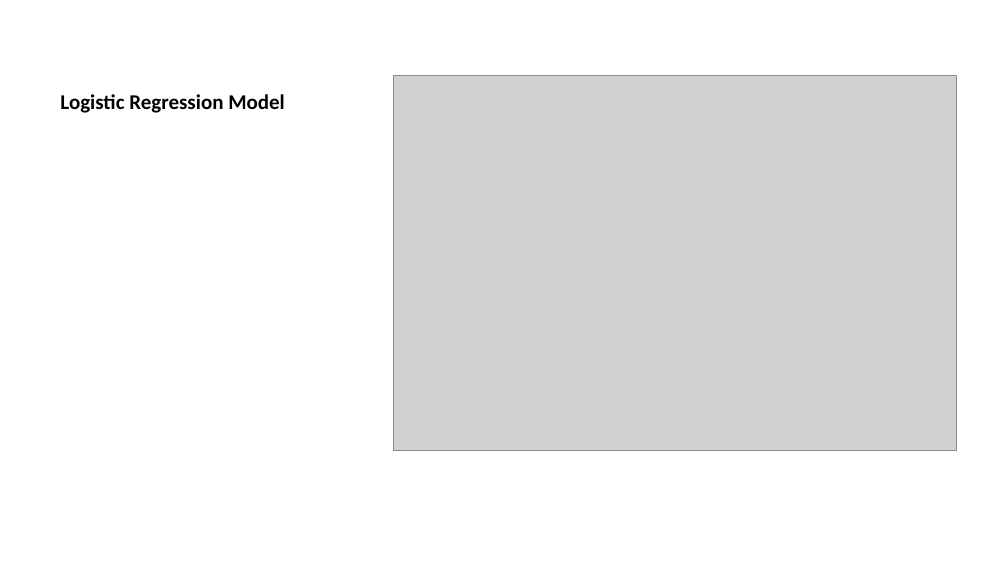
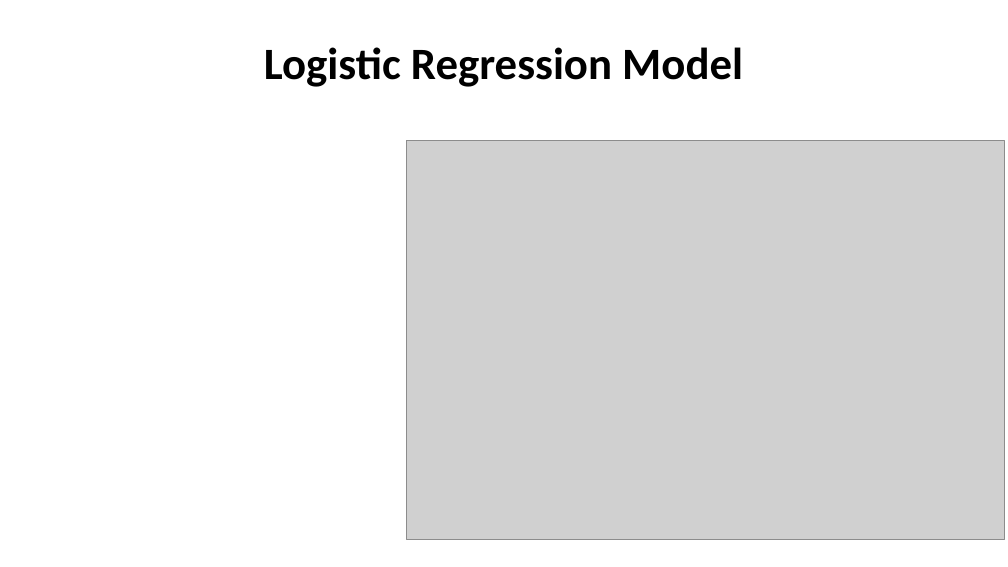
Before and after one commit to StephenElston/CSCI-E-83, a slide deck: slide 30 of LectureSlides/09_GeneralizingTheLinearModel.pptx (slide 23 before the commit). Drawn at 1008x567 pixels with LibreOffice and Linux fonts; fonts in the diff are those of the drawing; grey boxes stand for pictures. Boxes give left, top, right and bottom in pixels: in the first picture for what was removed or moved away, otherwise in the second. Text is boxed around its words. In the diff, an @@ line names an element or a change of style, - is before the commit and + after.

```diff
--- a/LectureSlides/09_GeneralizingTheLinearModel.pptx
+++ b/LectureSlides/09_GeneralizingTheLinearModel.pptx
@@ title "Logistic Regression Model" at (x1=264, y1=47, x2=743, y2=87): size 15 to 32 pt; alignment left to centre @@
@@ picture resized from (x1=393, y1=76, x2=956, y2=451) to (x1=406, y1=141, x2=1004, y2=540) @@
```
Also in this commit, not shown: 6 other slides changed, 17 slides added, 15 slides removed.
